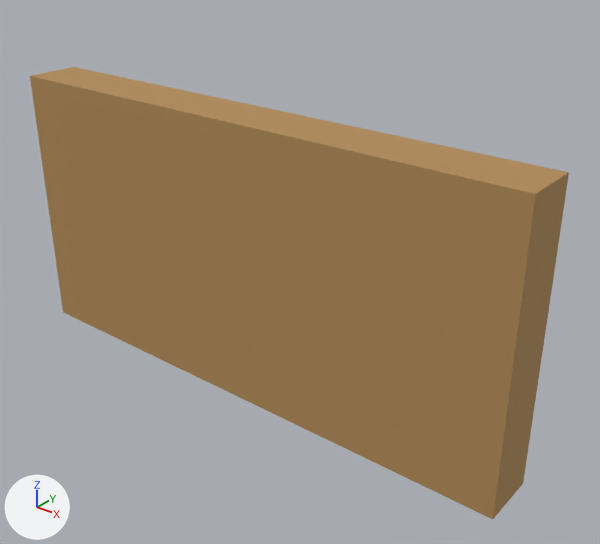
The FBX model Assets/Integrante4/Art/Mesopotamia/mesopotamia_wall.fbx, before and after one commit.
Camera for both pictures: a 50 mm camera at (8.62, -9.49, 5.97) aimed at (0.78, 0.31, -0.11). Arrows for +X, +Y and +Z are at lower left; the lights stay in place. The older version comes first.

The scene before the commit, as lines of its bpy script (objects in view):
```python
me_cubo_001 = bpy.data.meshes.new('Cubo.001')
me_cubo_001.from_pydata(...)  # a box spanning x -5.0..5.0, y -0.5..0.5, z -2.5..2.5
me_cubo_001.materials.append(mat_mesopotamia_matte)  # brown #b18b56
ob_mesopotamia_wall = bpy.data.objects.new('mesopotamia_wall', me_cubo_001)
ob_mesopotamia_wall.location = (0.0, 0.0, 0.0)
```
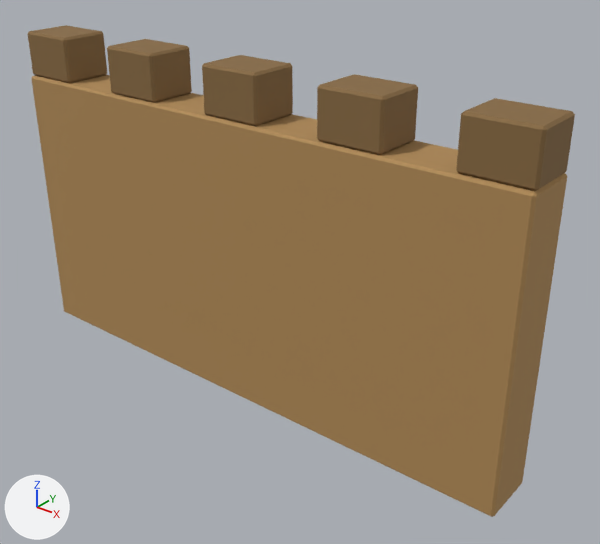
Boxes (x1, y1, x2, y2) around the edits, measured in the pictures (600 x 544 px):
'mesopotamia_wall', reshaped, turned: before (30, 67, 569, 519); after (28, 25, 575, 517)

The change, as a diff of the scene's bpy script:
```diff
--- a/Assets/Integrante4/Art/Mesopotamia/mesopotamia_wall.fbx.py
+++ b/Assets/Integrante4/Art/Mesopotamia/mesopotamia_wall.fbx.py
@@ mat_mesopotamia_trim @@
+mat_mesopotamia_trim = principled_material('mesopotamia_trim')
+mat_mesopotamia_trim.base_color = (0.243, 0.142, 0.0516)  # brown #876940
+mat_mesopotamia_trim.roughness = 0.85
@@ me_cubo_001 @@
 # used by ob_mesopotamia_wall; location = (0.0, 0.0, 0.0)
-me_cubo_001.from_pydata(...)  # 8 vertices, 6 faces; spans x -5.0..5.0, y -0.5..0.5, z -2.5..2.5
+me_cubo_001.from_pydata(...)  # 144 vertices, 156 faces; spans x -5.0..5.0, y -2.5..3.3, z -0.5..0.5
+# me_cubo_001 part 1: the whole mesh is rebuilt
 me_cubo_001.materials.append(mat_mesopotamia_matte)
+me_cubo_001.materials.append(mat_mesopotamia_trim)  # brown #876940
@@ ob_mesopotamia_wall @@
 ob_mesopotamia_wall.location = (0.0, 0.0, 0.0)
+ob_mesopotamia_wall.rotation_euler = (1.571, 0.0, 0.0)  # degrees (90, 0, 0)
```
